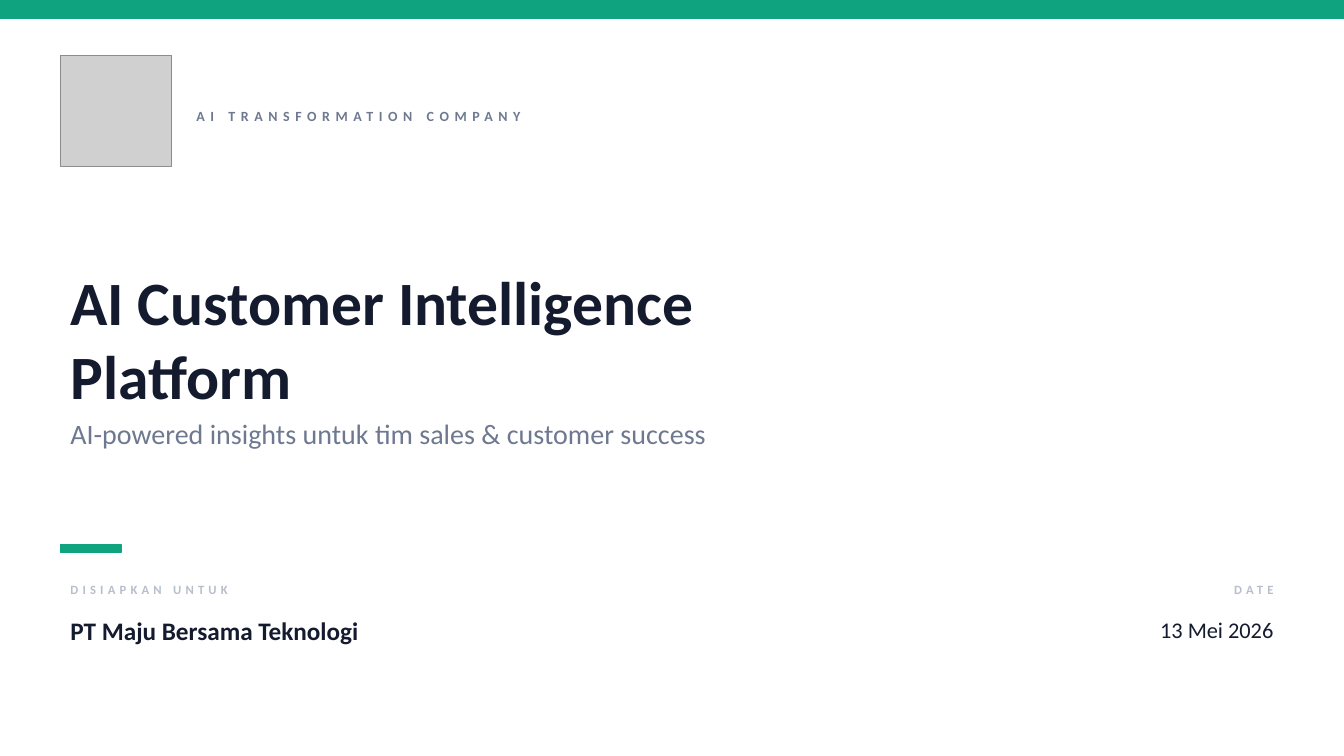
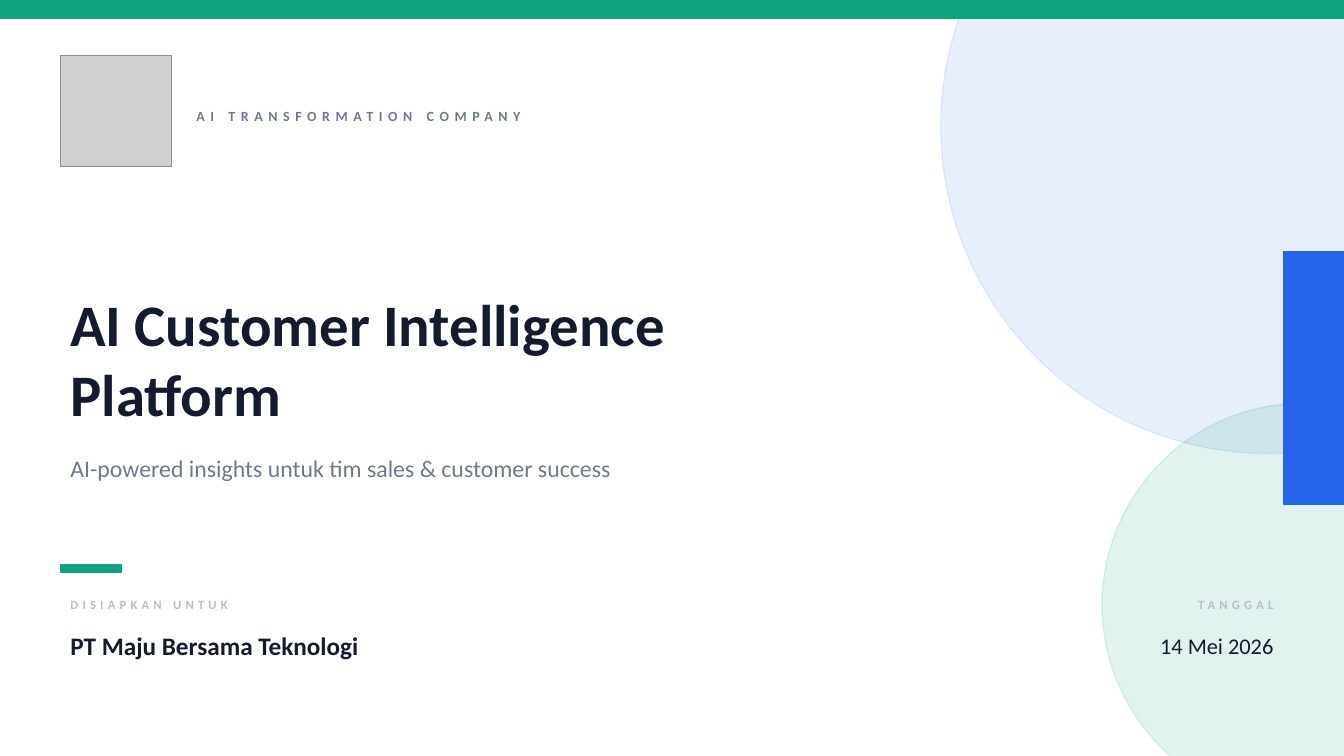
Before and after one commit to opencraftdev/document-agent, a slide deck: slide 1 of documents/deck/sample.pptx. Drawn at 1344x756 pixels with LibreOffice and Linux fonts; fonts in the diff are those of the drawing; grey boxes stand for pictures. Boxes give left, top, right and bottom in pixels: in the first picture for what was removed or moved away, otherwise in the second. Text is boxed around its words. In the diff, an @@ line names an element or a change of style, - is before the commit and + after.

Commit message:
Add deck polish pipeline + lock soft-3D house style
Two-mode deck rendering:
- Draft (default): pptxgenjs renders plain typography only — no diagrams,
  charts, badges, tiles, or decorative shapes. Fast, free, for content review.
- Polished: each marked slide replaced by a single 16:9 PNG from fal.ai
  gpt-image-2 containing text + soft-3D hero illustration + brand mark,
  baked in. pptxgenjs embeds image full-bleed and skips native rendering.

Locked house style (derived from brand/logo.png):
- Soft 3D modern-SaaS illustration aesthetic (Stripe / Linear / Apple keynote)
- Rounded organic forms, smooth blue gradient surfaces, subtle floor shadows
- Centered compositions (never text-left / visual-right split)
- Strict palette: white bg, navy headlines, blue gradient shapes, exactly
  ONE teal-green accent per slide (mirrors green palm in logo)
- Editorial sans-serif typography, generous whitespace
- Thin top accent bar + bottom-right OpenCraft wordmark on every slide

New files:
- scripts/polish-deck.py — STYLE_BLOCK constant + 6 per-kind prompt
  builders (section, pillars, feature, stats, chart, roadmap) that emit
  full-slide prompts with TEXT TO RENDER lists for accurate text rasterization
- .env.example — FAL_KEY template
- requirements.txt — fal-client + python-dotenv
- samples/deck_sample.json — updated with image_topic / image_visual fields
- documents/deck/sample_draft.pptx — plain-content reference
- documents/deck/sample_polished.pptx — fully-designed reference

Updates:
- templates/deck.ts — stripped all diagrams from native renderers; added
  full-bleed image mode when image_path is set; cover + closing reduced to
  pure typography
- data/brand-guidelines.json — added documents.deck.illustration_style
  with palette/layout/per-kind visual rules as canonical brand spec
- CLAUDE.md — new "Prompting gpt-image-2 — locked house style" section
  documents the locked aesthetic and warns DO NOT SOFTEN

```diff
--- a/documents/deck/sample.pptx
+++ b/documents/deck/sample.pptx
@@ ellipse added at bbox=[941, 0, 1344, 454], fill #2563EB at 10% opacity, outline #2563EB 1 pt @@
@@ rectangle added at bbox=[1284, 252, 1344, 504], fill #2563EB, outline #2563EB 1 pt @@
@@ text "AI Customer Intelligence" at bbox=[70, 304, 665, 417]: size 44 to 42 pt @@
@@ ellipse added at bbox=[1102, 403, 1344, 756], fill #10A37F at 12% opacity, outline #10A37F 1 pt @@
@@ text "AI-powered insights untuk tim sales ...": place and size @@
-text "AI-powered insights untuk tim sales ..." at bbox=[70, 424, 705, 449]
+text "AI-powered insights untuk tim sales ..." at bbox=[70, 460, 610, 481]
@@ text "AI-powered insights untuk tim sales ..." at bbox=[70, 460, 610, 481]: size 20 to 17 pt; vertical alignment middle to top @@
@@ rectangle: place and size @@
-rectangle at bbox=[60, 544, 121, 553]
+rectangle at bbox=[60, 565, 121, 573]
@@ text "DISIAPKAN UNTUK": place and size @@
-text "DISIAPKAN UNTUK" at bbox=[70, 586, 228, 594]
+text "DISIAPKAN UNTUK" at bbox=[70, 601, 228, 609]
@@ text added at bbox=[1042, 590, 1284, 620], 9 pt, text #B7BFCC, bold @@
+TANGGAL
@@ text removed at bbox=[1234, 586, 1273, 594] @@
-DATE
@@ text "PT Maju Bersama Teknologi": place and size @@
-text "PT Maju Bersama Teknologi" at bbox=[70, 622, 358, 645]
+text "PT Maju Bersama Teknologi" at bbox=[70, 637, 358, 660]
@@ text at bbox=[1160, 638, 1273, 654]: text changed @@
-13 Mei 2026
+14 Mei 2026
```
Also in this commit, not shown: 1 other slide changed, 3 slides added, 10 other files.
